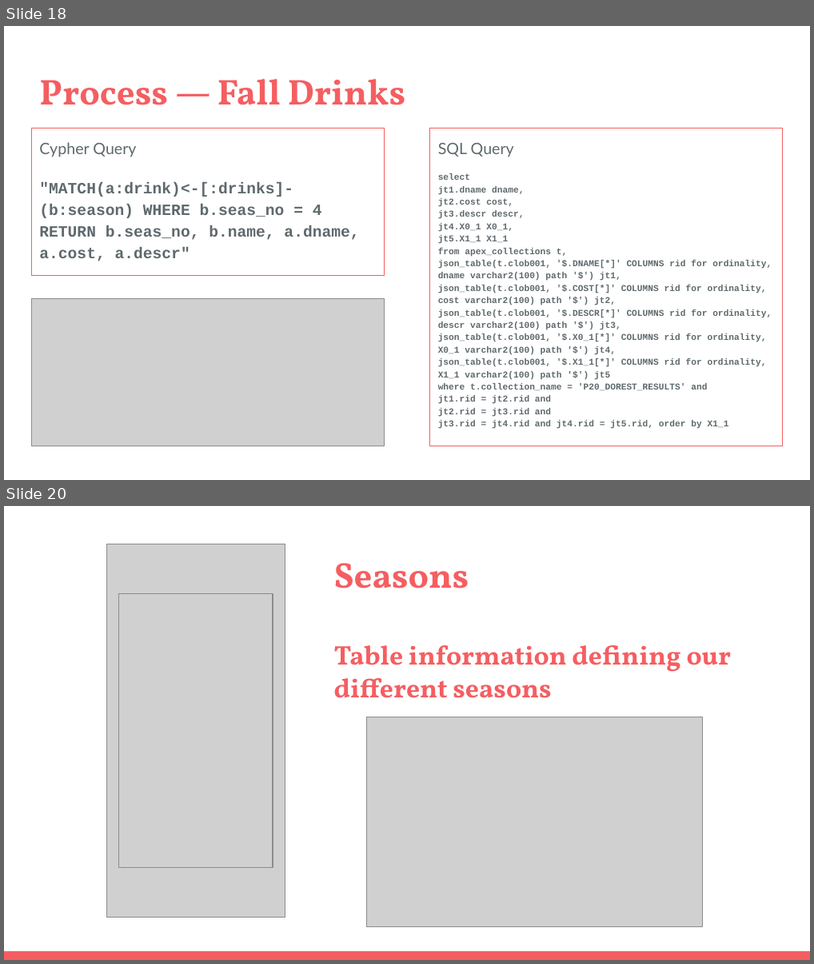
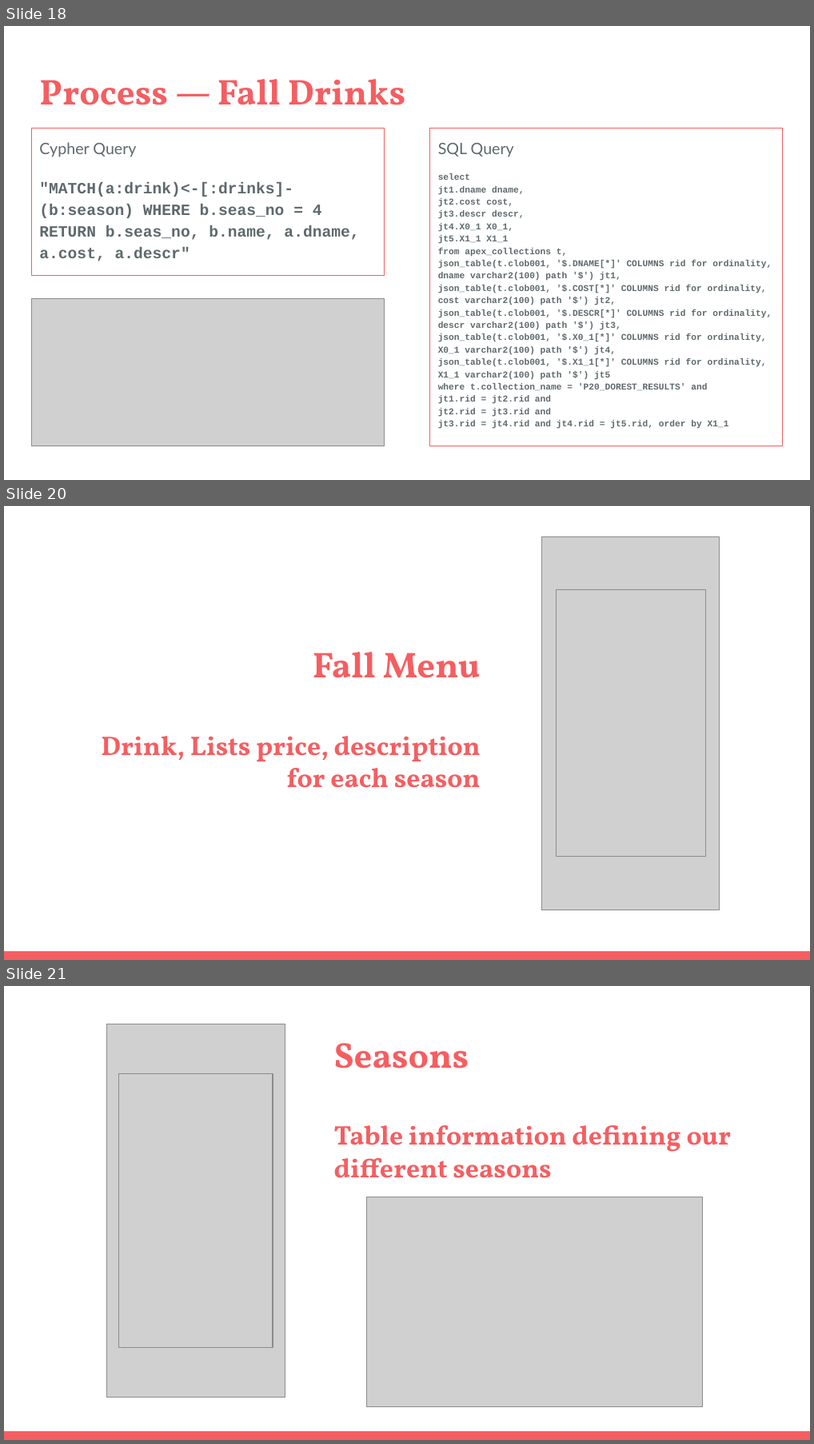
Before and after one commit to michelle-lawrence/ARL_RFE_Application, a slide deck: CS347 Final Project.pptx. Shown one above the other, each under a label of ours: slides 18 and 20 before the commit, slides 18, 20 and 21 after it; the slides between them are not shown. The pictures are 814x964 and 814x1444 pixels, drawn with LibreOffice and Linux fonts; fonts in the diff are those of the drawing; grey boxes stand for pictures. Boxes give left, top, right and bottom in pixels: in the first picture for what was removed or moved away, otherwise in the second. Text is boxed around its words. In the diff, an @@ line names an element or a change of style, - is before the commit and + after.

```diff
--- a/CS347 Final Project.pptx
+++ b/CS347 Final Project.pptx
@@ slide 20 added at bbox=[4, 506, 810, 960], background #FFFFFF; not listed: 1 template element that a slide beside it also shows @@
@@ picture added at bbox=[542, 536, 719, 909] @@
@@ picture added at bbox=[556, 590, 706, 856] @@
@@ title added at bbox=[101, 652, 481, 788], 24 pt, text #F55E61, bold @@
+Fall Menu
+Drink, Lists price, description
+for each season
@@ what was slide 20 is now slide 21 @@
```
Also in this commit, not shown: 1 slide changed.
